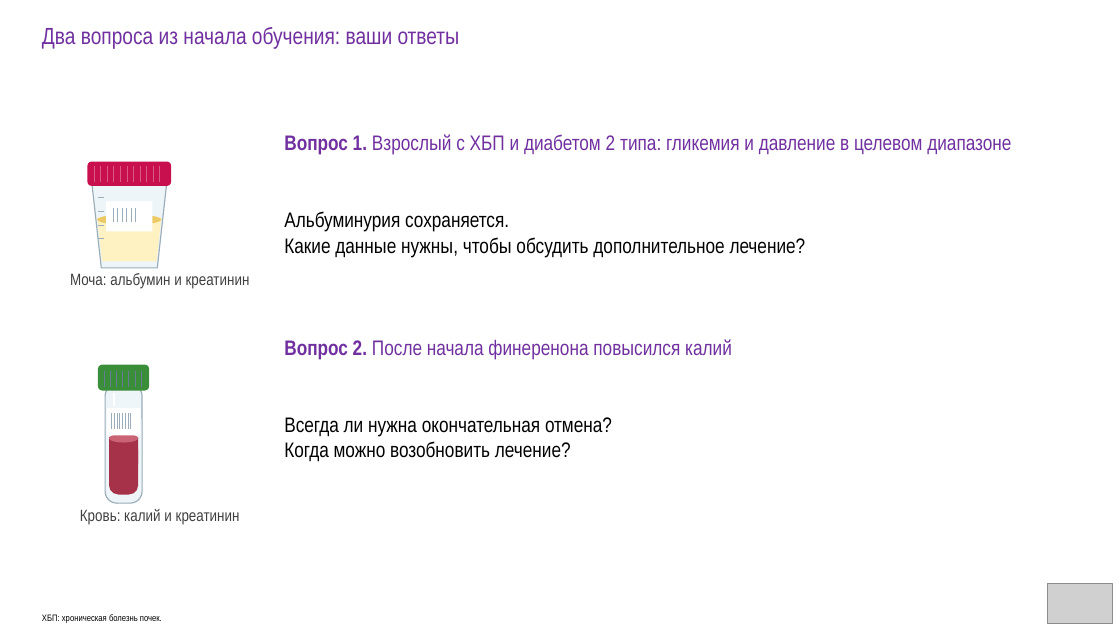
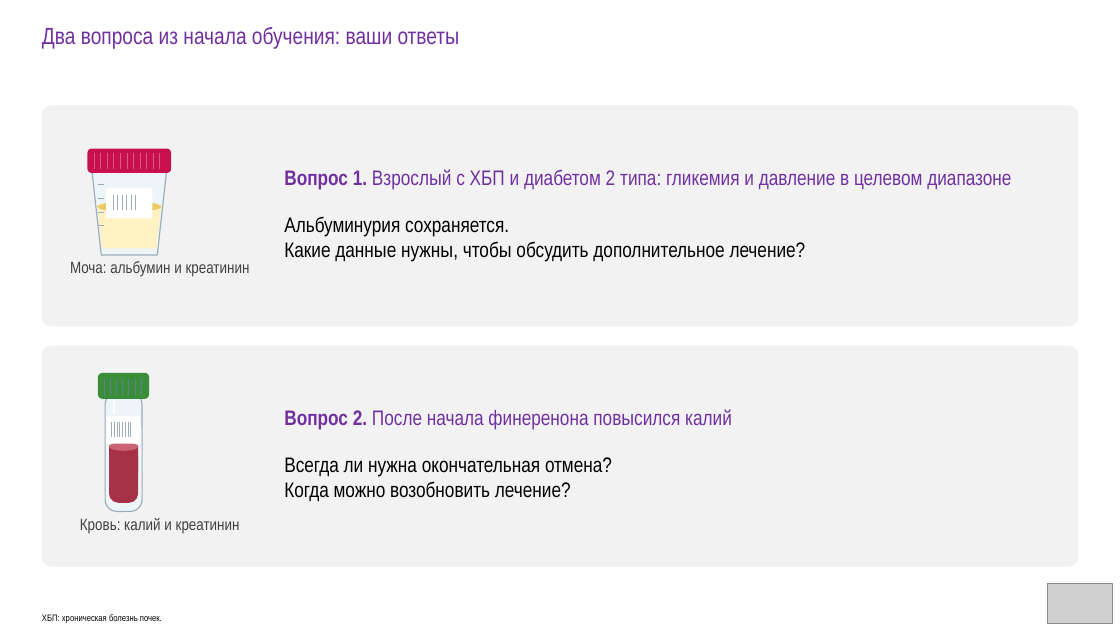
Before and after one commit to drabdulbosit1-eng/my-test-cloud, a slide deck: slide 38 of finerenone/Finerenone_Levin_reviewed.pptx. Drawn at 1120x630 pixels with LibreOffice and Linux fonts; fonts in the diff are those of the drawing; grey boxes stand for pictures. Boxes give left, top, right and bottom in pixels: in the first picture for what was removed or moved away, otherwise in the second. Text is boxed around its words. In the diff, an @@ line names an element or a change of style, - is before the commit and + after.

```diff
--- a/finerenone/Finerenone_Levin_reviewed.pptx
+++ b/finerenone/Finerenone_Levin_reviewed.pptx
@@ rounded rectangle added at (x1=42, y1=105, x2=1078, y2=327), fill #F2F2F2 @@
@@ 1 text, 1 ellipse, 1 rounded rectangle moved together from (x1=70, y1=161, x2=250, y2=289) to (x1=70, y1=149, x2=250, y2=277) @@
@@ text "Вопрос 1. Взрослый с ХБП ..." moved from (x1=284, y1=134, x2=1011, y2=155) to (x1=284, y1=169, x2=1011, y2=190) @@
@@ 21 lines, 2 freeform shapes, 1 rectangle moved together from (x1=92, y1=166, x2=167, y2=268) to (x1=92, y1=153, x2=167, y2=255) @@
@@ text "Альбуминурия сохраняется." moved from (x1=284, y1=211, x2=806, y2=258) to (x1=284, y1=216, x2=806, y2=262) @@
@@ rounded rectangle added at (x1=42, y1=345, x2=1078, y2=567), fill #F2F2F2 @@
@@ 16 lines, 3 rounded rectangles, 2 rectangles, 1 text, 1 ellipse moved together from (x1=80, y1=365, x2=240, y2=525) to (x1=80, y1=373, x2=240, y2=533) @@
@@ text "Вопрос 2. После начала финеренона ..." moved from (x1=284, y1=339, x2=732, y2=360) to (x1=284, y1=409, x2=732, y2=430) @@
@@ text "Всегда ли нужна окончательная отмена?" moved from (x1=284, y1=417, x2=612, y2=462) to (x1=284, y1=457, x2=612, y2=502) @@
```
Also in this commit, not shown: 8 other slides changed, 1 other file.
